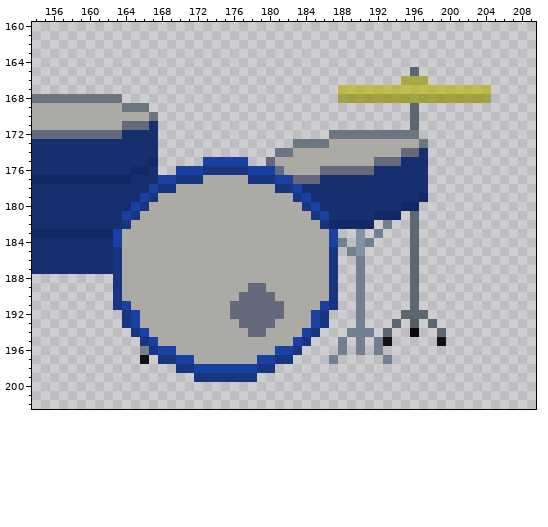
One commit to this pixel-art file: Assets/art/hamilton/HamiltonEast/Shakes/Exports/ShakesIntFurniture.aseprite. This is how it looked before the edit.
373x351 pixels, 1 frame. Colours within 5 levels of each other are drawn and written as one. Shown: x 154..209, y 160..202.
New version:
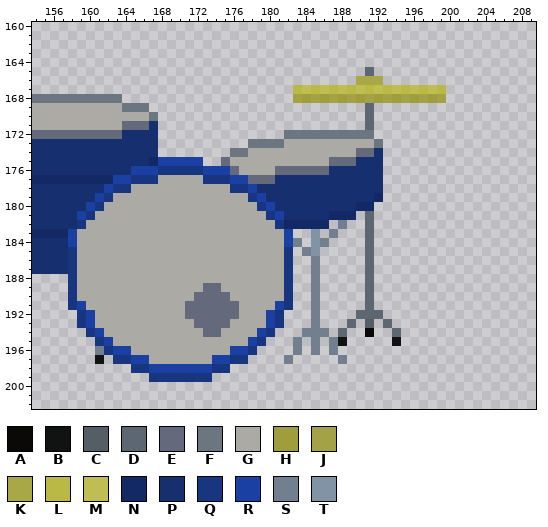
Palette (. is transparent): A #0b0808  B #111212  C #565e65  D #5d6771  E #64697b  F #6b7681  G #abaaa4  H #9f9d3c  J #a3a246  K #a9a847  L #bbb946  M #bfbe52  N #122966  P #162f6f  Q #183580  R #1a40a4  S #717f8e  T #8193a5
What changed:
Changed rows in their new state; - is an unchanged pixel.
first column x 158:
165 ---------------------------------D----.--------
166 --------------------------------KKK--...-------
167 -------------------------LMLMLMLMLMLMLMLML.....
168 -------------------------JHJHJHJHJHJHJHJHJ.....
169 ---------------------------------D----.--------
170 ---------------------------------D----.--------
171 ---------------------------------D----.--------
172 ------------------------FFFFF-----.....--------
173 --------------------FFFFGGGGG-----F.....-------
174 ------------------FFGGGGG-------EEP.....-------
175 ----------RRRRR..EGGGGG------EEEPPP.....-------
176 -------RRRQQQQQRRREGGGG-EEEE-PPPPP-.....-------
177 -----RRQQQGGGGGQQQRREEEPPPPP-------.....-------
178 ----RQQGGGGG------QQRPPPPP---------.....-------
179 ---RQGGGGG----------QRPPPPP-------N.....-------
180 --RQGGGGG------------QRPPPPP----NN.....--------
181 -RQGGGGG--------------QRPPPPPNNN.D...-.--------
182 -QGGGGG----------------QNNNNN.S..D-.--.--------
183 RGGGGG------------------R..T.S--.D.---.--------
184 RGGGGG------------------RS.TS..-.D----.--------
185 QGGGGG------------------Q.ST..-..D----.--------
186 QGGGGG------------------Q..S..--.D----.--------
187 QGGGGG------------------Q..S..--.D----.--------
188 QGGGGG------------------Q..S..--.D----.--------
189 QGGGGG---------EE---GG--Q..S..--.D----.--------
190 QGGGGG--------EEEE-GGGG-Q..S..--.D----.--------
191 QRGGGGG------EEEEE-GGGGRQ..S..--.D----.--------
192 -QRGGGGG-----EEEEE-GGGRQ...S.---DDD--...-------
193 -QRGGGGG------EEEE-GGGRQ...S.--D.C-D.-.-.------
194 --QRGGGGG------EE---GRQ...SSS-D..A-.D-.--.-----
195 ---QRGGGGG----------RQ...S.S-SB-.-..B----.-----
196 ---SQRRGGGGG------RRQ....S-S-S.-.-.------------
197 ---B-QQRRGGGGG--RRQQ....S----.S----.-----------
198 -------QQRRRRR--QQ.....------------------------
199 ---------QQQQQ--.....--------------------------
